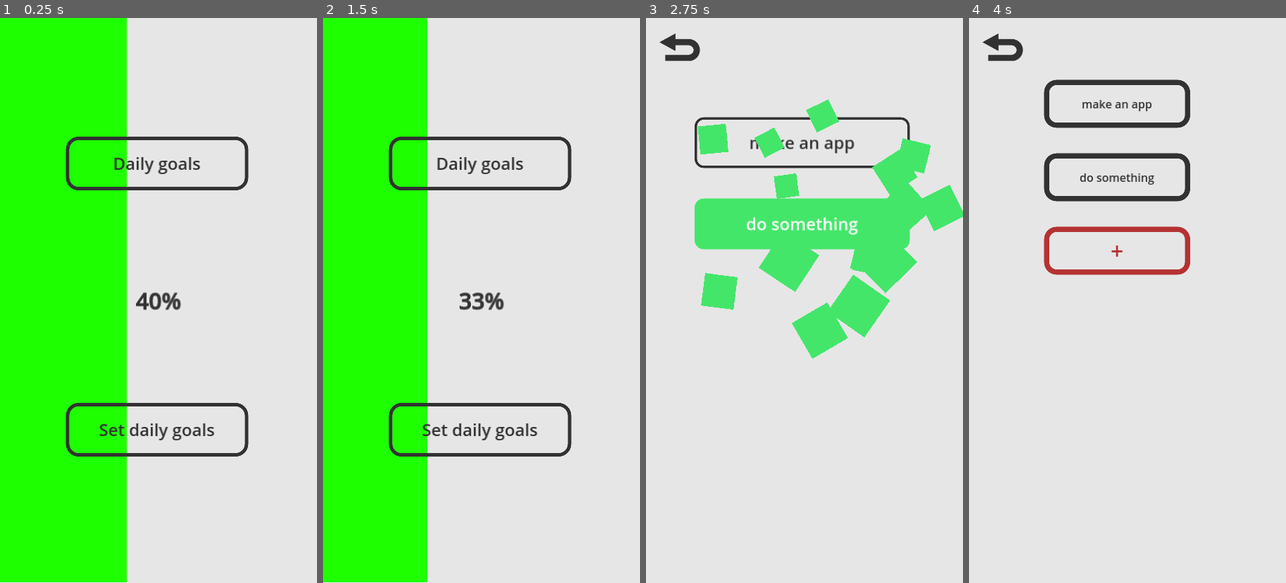
Above: before the commit, frames 1-4 (left to right).
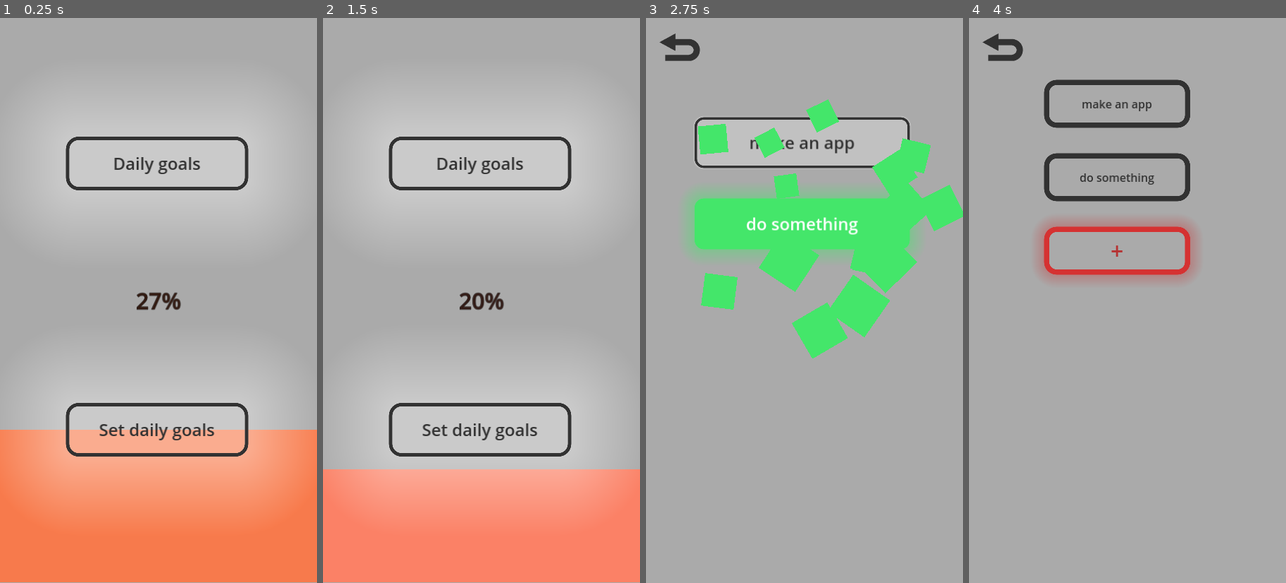
Above: after the commit, the same moments.

Repository: MRGlick/Productivity-app
Game: Godot game, scene res://main.tscn
Same seed, same stepped clock (60 frames per second), same inputs: the game is played once before the commit and once after it.
Inputs (mouse positions are in pixels of both pictures, inside the frame that each line leads up to):
- Up to frame 1 (0.25 s): no input
- Up to frame 2 (1.5 s): click "Set daily goals" at 0.5 s; click (357, 46) at 1.25 s
- Up to frame 3 (2.75 s): click "Daily goals" at 2 s
- Up to frame 4 (4 s): click (1003, 46) at 2.75 s; click "Set daily goals" at 3.5 s

The runs differ from the first frame. In frame 1, 98% of the frame differs, in the area x 0-100%, y 0-100%; in frame 2, 98%; in frame 3, 85%; in frame 4, 98%.

Commit message:
Added icon and polished app look.

Diff:
--- a/CreatePanel.tscn
+++ b/CreatePanel.tscn
@@ -4,16 +4,18 @@
 [ext_resource type="Script" path="res://CreatePanel.gd" id="1_xu88v"]
 
 [sub_resource type="StyleBoxFlat" id="StyleBoxFlat_224gn"]
-bg_color = Color(0.6, 0.6, 0.6, 0)
+bg_color = Color(0.666667, 0.666667, 0.666667, 1)
 border_width_left = 15
 border_width_top = 15
 border_width_right = 15
 border_width_bottom = 15
-border_color = Color(0.713726, 0.196078, 0.196078, 1)
+border_color = Color(0.835294, 0.196078, 0.196078, 1)
 corner_radius_top_left = 35
 corner_radius_top_right = 35
 corner_radius_bottom_right = 35
 corner_radius_bottom_left = 35
+shadow_color = Color(0.788235, 0.12549, 0.12549, 0.278431)
+shadow_size = 39
 
 [sub_resource type="StyleBoxFlat" id="StyleBoxFlat_qk5nc"]
 bg_color = Color(0.196078, 0.196078, 0.196078, 1)
--- a/main.gd
+++ b/main.gd
@@ -10,12 +10,21 @@
 func _ready():
 	Global.update_goals_completion()
 
-func _process(_delta):
-	progress_bar_real_val = lerp(progress_bar_real_val, Global.goals_completion, 0.1)
+func _process(delta):
+	$ProgressBar.add_theme_stylebox_override("Fill", StyleBoxFlat.new())
+	progress_bar_real_val = lerp(progress_bar_real_val, Global.goals_completion, delta * 3)
 	$ProgressBar.value = round(progress_bar_real_val * 100)
+	var desired_color = Color.RED
+	if progress_bar_real_val < 0.5:
+		desired_color = lerp(Color.RED, Color(0.9, 0.9, 0.3), progress_bar_real_val * 2)
+	else:
+		desired_color = lerp(Color(0.6, 0.7, 0.3), Color("44e66a"), (progress_bar_real_val - 0.5) * 2)
+	$ProgressBar.modulate = lerp($ProgressBar.modulate, desired_color, 0.1)
 
-
-
+func change_progress_bar_color(new_color):
+	var style_dupe = $ProgressBar.get_theme_stylebox("Fill").duplicate()
+	style_dupe.bg_color = new_color
+	$ProgressBar.add_theme_stylebox_override("Fill", style_dupe)
 
 func _on_set_daily_goals_pressed():
 	Global.change_scene("res://CreatePanel.tscn")
--- a/main.tscn
+++ b/main.tscn
@@ -6,7 +6,7 @@
 bg_color = Color(1, 1, 1, 0)
 
 [sub_resource type="StyleBoxFlat" id="StyleBoxFlat_unqc8"]
-bg_color = Color(0.117647, 1, 0, 1)
+bg_color = Color(1, 1, 1, 1)
 
 [sub_resource type="StyleBoxFlat" id="StyleBoxFlat_vdlei"]
 bg_color = Color(0.6, 0.6, 0.6, 0)
@@ -19,6 +19,8 @@
 corner_radius_top_right = 35
 corner_radius_bottom_right = 35
 corner_radius_bottom_left = 35
+shadow_color = Color(1, 1, 1, 0.376471)
+shadow_size = 224
 
 [node name="Main" type="Control"]
 layout_mode = 3
@@ -39,6 +41,7 @@
 theme_override_styles/background = SubResource("StyleBoxFlat_lb8s0")
 theme_override_styles/fill = SubResource("StyleBoxFlat_unqc8")
 step = 1.0
+fill_mode = 3
 
 [node name="SetDailyGoals" type="Button" parent="."]
 layout_mode = 0
--- a/project.godot
+++ b/project.godot
@@ -10,9 +10,9 @@
 
 [application]
 
-config/name="Daily task app"
+config/name="Daily_task_app"
 run/main_scene="res://main.tscn"
-config/features=PackedStringArray("4.1", "Mobile")
+config/features=PackedStringArray("4.0", "Mobile")
 config/icon="res://icon.svg"
 
 [autoload]
@@ -25,8 +25,8 @@
 window/size/viewport_height=1600
 window/size/initial_position=Vector2i(0, 800)
 window/size/extend_to_title=true
+window/handheld/orientation=1
 window/stretch/mode="canvas_items"
-window/handheld/orientation=1
 
 [internationalization]
 
@@ -35,4 +35,5 @@
 [rendering]
 
 renderer/rendering_method="mobile"
-environment/defaults/default_clear_color=Color(0.901961, 0.901961, 0.901961, 1)
+textures/vram_compression/import_etc2_astc=true
+environment/defaults/default_clear_color=Color(0.666667, 0.666667, 0.666667, 1)
--- a/task_button.tscn
+++ b/task_button.tscn
@@ -13,6 +13,8 @@
 corner_radius_top_right = 25
 corner_radius_bottom_right = 25
 corner_radius_bottom_left = 25
+shadow_color = Color(0.815686, 0.815686, 0.815686, 0.6)
+shadow_size = 5
 
 [sub_resource type="StyleBoxFlat" id="StyleBoxFlat_gshnt"]
 bg_color = Color(0.266667, 0.901961, 0.415686, 1)
@@ -25,6 +27,8 @@
 corner_radius_top_right = 25
 corner_radius_bottom_right = 25
 corner_radius_bottom_left = 25
+shadow_color = Color(0.266667, 0.901961, 0.415686, 0.403922)
+shadow_size = 49
 
 [sub_resource type="StyleBoxEmpty" id="StyleBoxEmpty_wvf07"]
 
Binary file added: Icon.png
Not shown, added: Icon.png.import
Not shown, changed: export_presets.cfg
